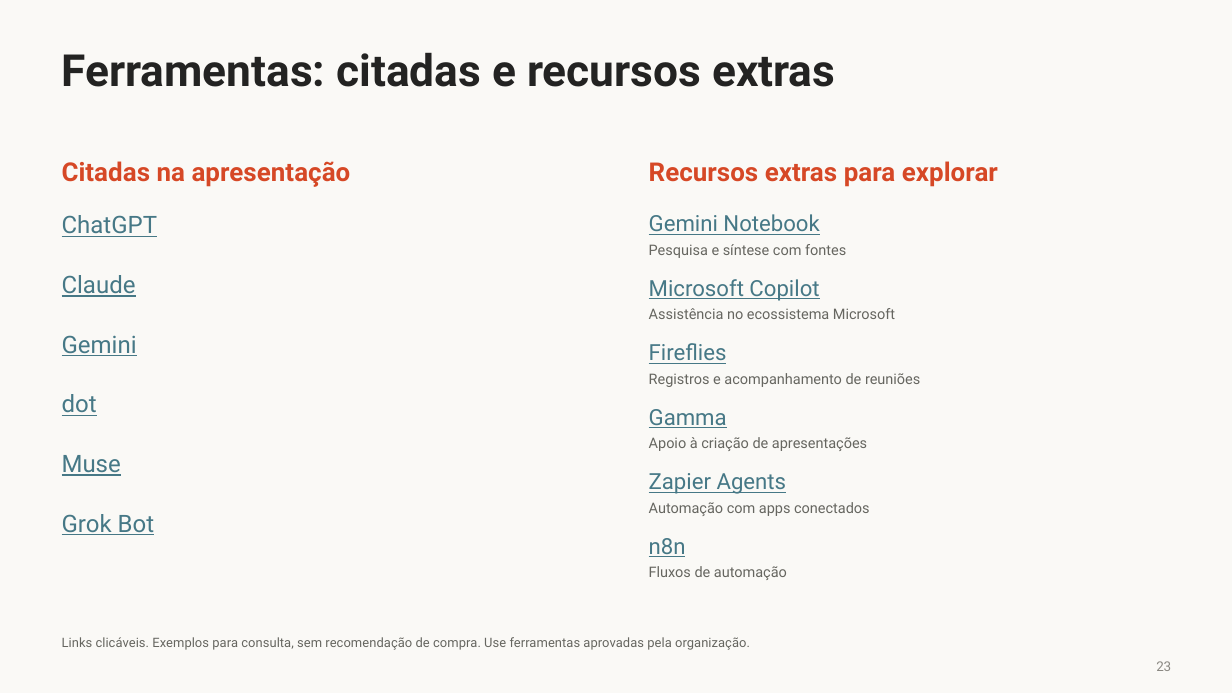
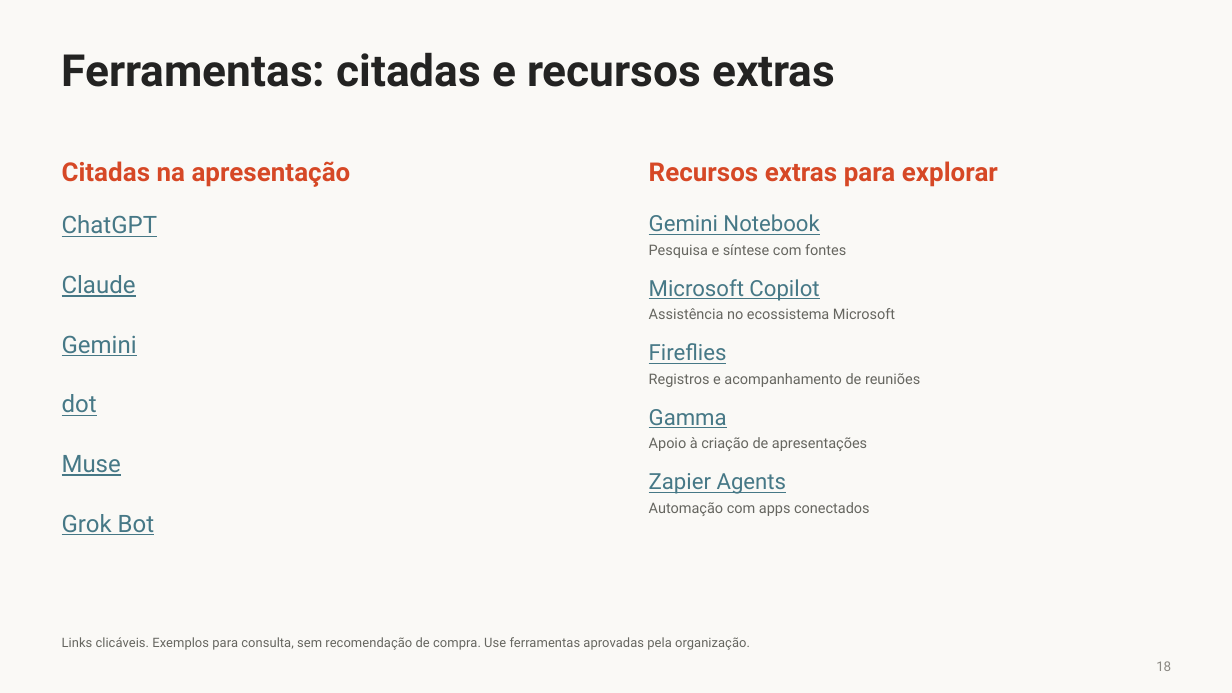
Before and after one commit to LawrenceTeixeira/Secretariado, a slide deck: slide 18 of Lawrence Teixeira - Agentes de IA.pptx (slide 23 before the commit). Drawn at 1232x693 pixels with LibreOffice and Linux fonts; fonts in the diff are those of the drawing. Boxes give left, top, right and bottom in pixels: in the first picture for what was removed or moved away, otherwise in the second. Text is boxed around its words. In the diff, an @@ line names an element or a change of style, - is before the commit and + after.

```diff
--- a/Lawrence Teixeira - Agentes de IA.pptx
+++ b/Lawrence Teixeira - Agentes de IA.pptx
@@ text removed at (x1=649, y1=538, x2=686, y2=557) @@
-n8n
@@ text removed at (x1=649, y1=566, x2=787, y2=580) @@
-Fluxos de automação
@@ text at (x1=1156, y1=661, x2=1171, y2=671): text changed @@
-23
+18
```
Also in this commit, not shown: 17 other slides changed, 1 slide added, 6 slides removed, 15 other files.
